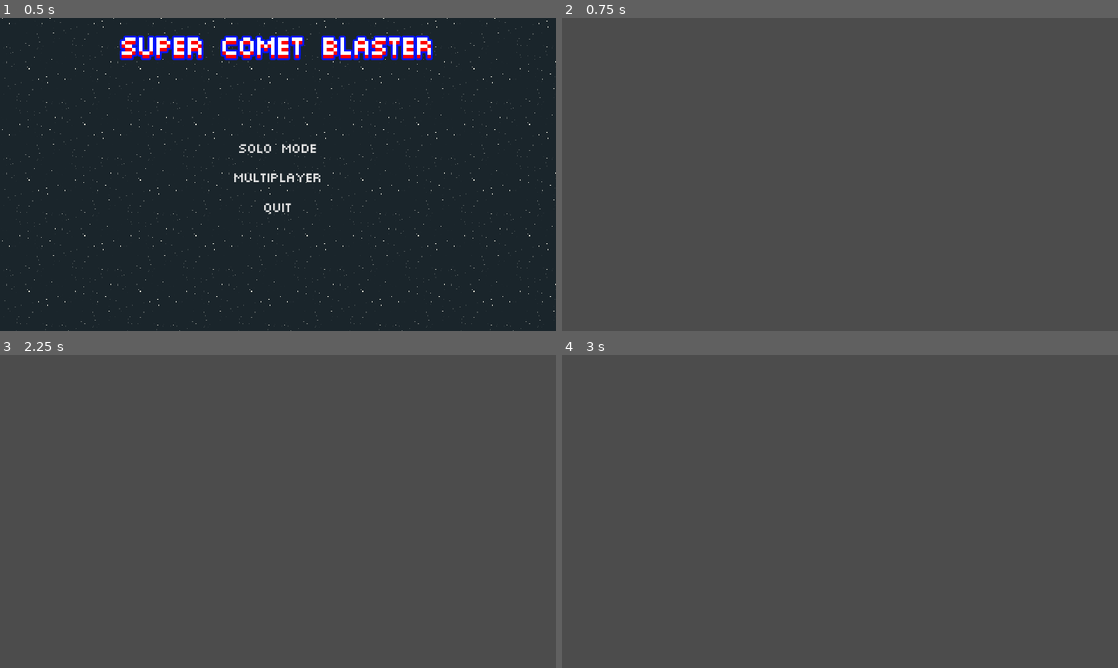
Above: before the commit, frames 1-4 (two rows, left to right).
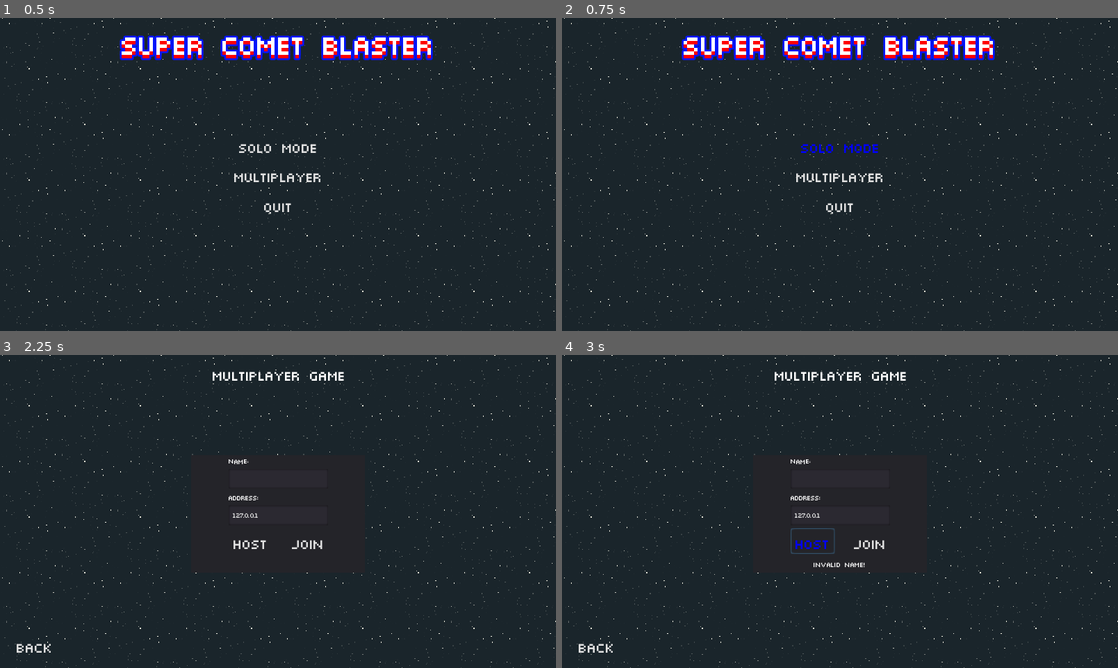
Above: after the commit, the same moments.

Repository: zachtyll/SuperCometBlaster
Game: Godot game, scene res://Main Menu/Main Menu.tscn
Two runs of this game, one before a commit and one after it. Both use one fixed random seed, a clock stepped at 60 frames per second and the inputs below. The engine's default icon, where the game draws it, is replaced by a stand-in: a white triangle on a blue panel in a dark square.
Inputs (mouse positions are in pixels of both pictures, inside the frame that each line leads up to):
- Up to frame 1 (0.5 s): no input
- Up to frame 2 (0.75 s): click "Solo Mode" at 0.5 s
- Up to frame 3 (2.25 s): click (278, 483) at 1.25 s, where only the run after the commit has a clickable "Solo Mode"; click (278, 511) at 2 s, where only the run after the commit has a clickable "Multiplayer"
- Up to frame 4 (3 s): click (812, 539) at 2.75 s, where only the run after the commit has a clickable "Host"

Frame 1 is identical in both runs. In frame 2, 100% of the frame differs, in the area x 0-100%, y 0-100%; in frame 3, 100%; in frame 4, 100%.
Error before the commit: Assertion failed. (res://Gamestate/Gamestate.gd:200)
Error after the commit: Parse Error: Unknown class: "SGKinematicBody2D" (res://Player/Spaceship.gd:1)

Commit message:
Trouble with SGFixedVector2

Diff:
--- a/Player/PlayerController.tscn
+++ b/Player/PlayerController.tscn
@@ -12,8 +12,6 @@
 }
 
 [node name="Spaceship" parent="." groups=["network_sync"] instance=ExtResource( 3 )]
-rotation_speed = 0.0
-engine_thrust = 0.0
 
 [node name="Label" type="Label" parent="Spaceship"]
 anchor_left = 0.5
--- a/Player/Spaceship.gd
+++ b/Player/Spaceship.gd
@@ -1,16 +1,17 @@
 class_name Pawn
-extends KinematicBody2D
+extends SGKinematicBody2D
 # Spaceship controlled by Players
 
+const FIXED_POINT_NUM := 65536
 const ACCELERATION := 200
-const ROTATION_SPEED := 3
-const MAX_THRUST := 10
+const ROTATION_SPEED := FIXED_POINT_NUM*1
+const MAX_THRUST := FIXED_POINT_NUM*2
 
-var engine_power := 3
+var engine_power := FIXED_POINT_NUM*1
 var thrust := 0
 var rotation_dir := 0
 var thrust_dir := 0
-var velocity := Vector2.ZERO
+var velocity := SGFixedVector2.new()
 
 onready var weapon := $WeaponRegular
 onready var shield := $Shield
@@ -40,29 +41,31 @@
 	thrust_dir = input.get("input_vector", Vector2.ZERO).y
 	rotation_dir = input.get("input_vector", Vector2.ZERO).x
 
-	rotation_degrees += int(round(rotation_dir * ROTATION_SPEED))
-	thrust = int(clamp(thrust_dir * engine_power, -MAX_THRUST, 0))
+	fixed_rotation += SGFixed.from_float(rotation_dir * ROTATION_SPEED)
+	thrust = SGFixed.from_float(clamp(thrust_dir * engine_power, -MAX_THRUST, 0))
 
 	# Screen wrapping
-	global_position.x = wrapf(global_position.x, 0, screen_size.x)
-	global_position.y = wrapf(global_position.y, 0, screen_size.y)
+#	fixed_position_x = SGFixed.from_float(wrapf(fixed_position_x, 0, screen_size.x*FIXED_POINT_NUM))
+#	fixed_position_y = SGFixed.from_float(wrapf(fixed_position_y, 0, screen_size.y*FIXED_POINT_NUM))
 
-	velocity += Vector2(0, thrust).rotated(rotation)
-	velocity = move_and_slide(velocity)
-
+	velocity.y = thrust
+#	.rotated(fixed_rotation)
+	move_and_slide(velocity)
 
 
 func _save_state() -> Dictionary:
 	return {
-#		position = position,
-		rotation_degrees = round(rotation_degrees),
+		fixed_position = fixed_position,
+		fixed_rotation = fixed_rotation,
+		thrust = thrust,
 		velocity = velocity,
 	}
 
 
 func _load_state(state: Dictionary) -> void:
-#	position = state["position"]
-	rotation_degrees = state["rotation_degrees"]
+	fixed_position = state["fixed_position"]
+	fixed_rotation = state["fixed_rotation"]
+	thrust = state["thrust"]
 	velocity = state["velocity"]
 
 
@@ -102,7 +105,7 @@
 	else:
 #		print(str(hitbox.get_parent().name) + " is attacking " + str(self.name))
 		rpc("take_damage", hitbox.damage)
-		velocity += Vector2(0, hitbox.knockback).rotated(get_angle_to(hitbox.position))
+		velocity.iadd(Vector2(0, hitbox.knockback).rotated(get_angle_to(hitbox.position)))
 
 
 # TODO : Remotesync? Needed for synced health_ui?
@@ -127,7 +130,7 @@
 remotesync func pawn_respawn() -> void:
 	stats.health = stats.max_health
 	shield.stats.health = shield.stats.max_health
-	velocity = Vector2.ZERO
+	velocity = SGFixedVector2.ZERO
 	thrust_dir = 0
 	self.position = get_parent().global_position
 	self.show()
--- a/Player/Spaceship.tscn
+++ b/Player/Spaceship.tscn
@@ -11,8 +11,8 @@
 [ext_resource path="res://Stats/Stats.tscn" type="PackedScene" id=9]
 [ext_resource path="res://Sprites/Sprite Sheets/BlueShield.png" type="Texture" id=10]
 
-[sub_resource type="CircleShape2D" id=1]
-radius = 6.0
+[sub_resource type="SGCircleShape2D" id=8]
+radius = 393683
 
 [sub_resource type="CircleShape2D" id=2]
 radius = 6.0
@@ -39,15 +39,15 @@
 "speed": 5.0
 } ]
 
-[node name="Spaceship" type="KinematicBody2D"]
+[node name="Spaceship" type="SGKinematicBody2D"]
 script = ExtResource( 1 )
+
+[node name="SGCollisionShape2D" type="SGCollisionShape2D" parent="."]
+shape = SubResource( 8 )
 
 [node name="Sprite" type="Sprite" parent="."]
 material = ExtResource( 2 )
 texture = ExtResource( 5 )
-
-[node name="CollisionShape2D" type="CollisionShape2D" parent="."]
-shape = SubResource( 1 )
 
 [node name="Hurtbox" parent="." instance=ExtResource( 4 )]
 visible = false
--- a/project.godot
+++ b/project.godot
@@ -49,7 +49,7 @@
 "language": "GDScript",
 "path": "res://addons/godot-rollback-netcode/NetworkTimer.gd"
 }, {
-"base": "KinematicBody2D",
+"base": "SGKinematicBody2D",
 "class": "Pawn",
 "language": "GDScript",
 "path": "res://Player/Spaceship.gd"
@@ -153,6 +153,8 @@
 [network]
 
 rollback/classes/message_serializer="res://SCBMessageSerializer.gd"
+rollback/debug/rollback_ticks=4
+rollback/debug/random_rollback_ticks=10
 
 [rendering]
 
